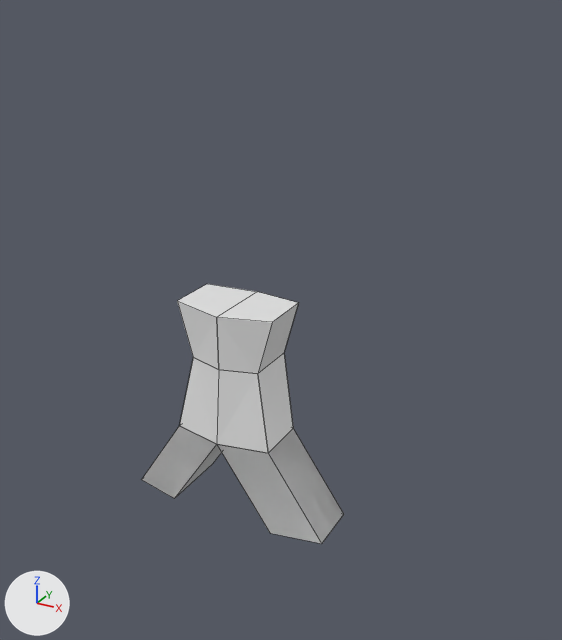
Two versions of the Blender file Data/Blender/character.blend, one commit apart.
Rendered twice from a 50 mm camera at (6.86, -10.83, 6.31) aimed at (0.94, -0.07, 0.93). Arrows for +X, +Y and +Z are at lower left; the lights stay in place. Mesh edges are drawn as thin lines.
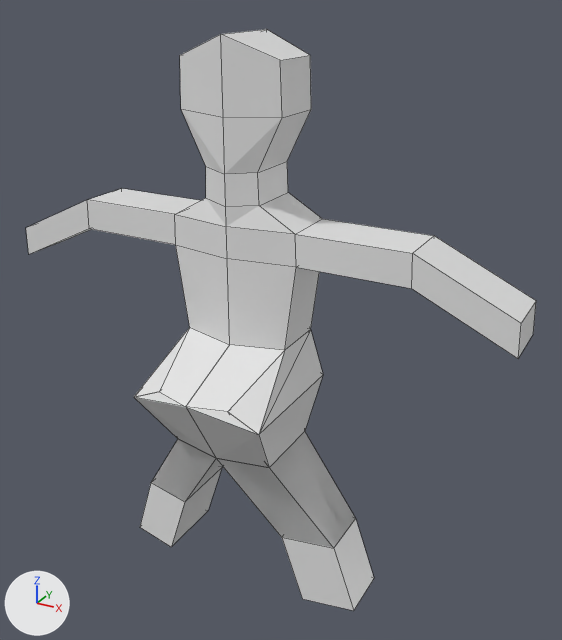
Commit message: updated model to have arms and head

What differs and where, as boxes (x1, y1, x2, y2) in the pictures (562 x 640 px):
'Cube', reshaped, moved (150% wider, 123% taller): before (141, 284, 344, 544); after (26, 29, 536, 610)

What the commit changed:
me_cube is used by ob_cube; location (0.0, 0.0, 0.0).
me_cube had 60 vertices, 50 faces and spanned x 0.0..2.05, y -0.79..0.72, z -3.08..1.04.
me_cube now has 126 vertices, 101 faces, 6 loose edges and spans x 0.0..4.77, y -1.98..0.72, z -4.37..5.56.
Part 1, on me_cube:
1 vertex is removed from x 0.97, y 0.53, z 1.04.
3 faces are deleted.
9 vertices in x 0.0..0.68, y -0.63..-0.43, z -0.01 move by (0.0, -1.35, 0.0).
8 vertices in x 0.0, y -0.63..0.72, z 1.0 move by (0.0, 0.0, -0.46).
8 vertices in x 0.0..0.97, y -0.79..-0.59, z -1.46 move by (0.0, -0.39, 0.0).
7 vertices in x 0.97, y -0.43..0.53, z 1.04 move by (0.0, 0.0, -0.47).
2 vertices move from x 0.68, y -0.43..0.53, z -0.01 to x 1.24, y -1.78..0.53, z -0.26.
32 vertices are added at x 0.0..4.77, y -0.71..0.72, z -4.37..5.56.
8 new vertices lie (0.0, 0.0, 1.55) away from vertices in x 0.0, y -0.63..0.72, z 1.0.
8 new vertices lie (0.0, 0.0, 0.55) away from vertices in x 0.0, y -0.63..0.72, z 2.09.
8 new vertices lie (0.0, 0.0, 0.33) away from vertices in x 0.0, y -0.63..0.72, z 2.64.
11 new vertices lie (0.0, 0.96, 0.0) away from vertices in x 0.49..4.77, y -0.43, z 1.04..5.21.
6 loose edges are added.
54 new faces join them.
Object 'Cube' (ob_cube) moves from (0.0, 0.0, 0.0) to (0.24, 0.0, 0.0).
